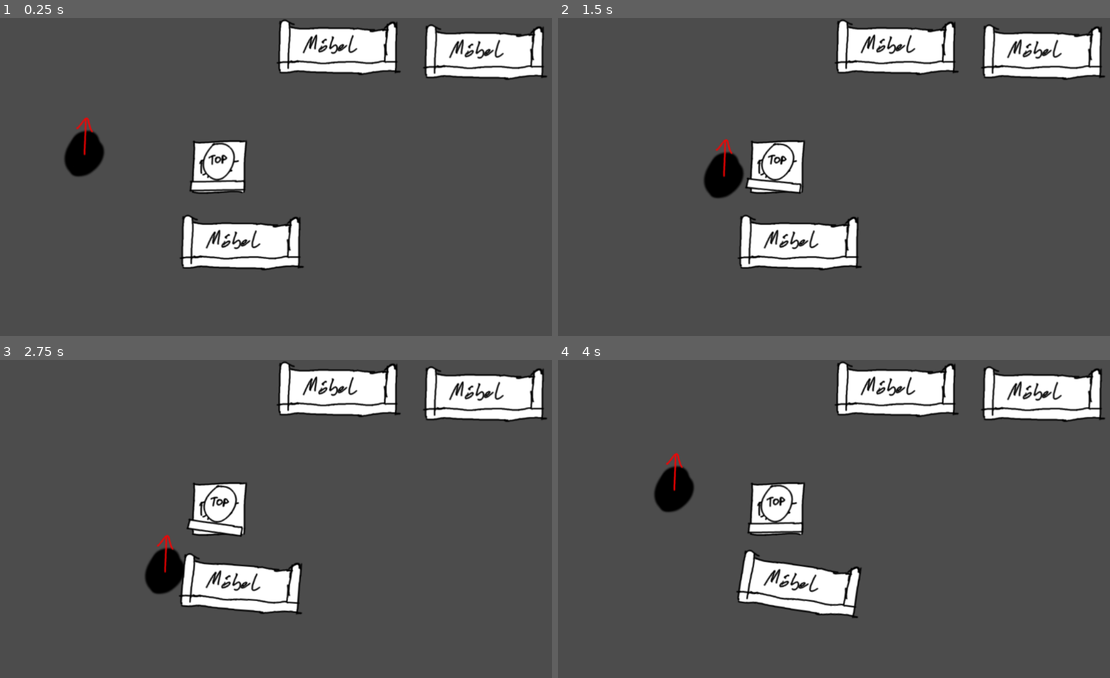
Above: before the commit, frames 1-4 (two rows, left to right).
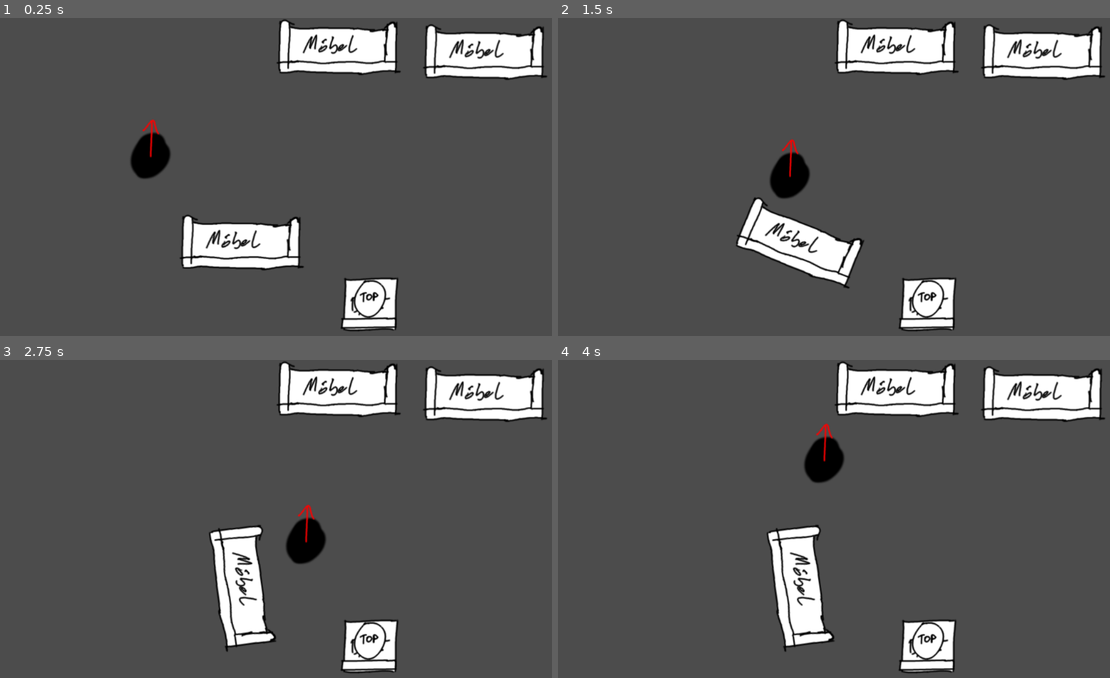
Above: after the commit, the same moments.

Repository: gingergenius/Spotify1962
Game: Godot game, scene res://game.tscn
The game is run twice, just before and just after one commit, with the same random seed, the same clock (stepped at 60 frames per second) and the same inputs.
Inputs:
- Up to frame 1 (0.25 s): no input
- Up to frame 2 (1.5 s): tap Enter at 0.5 s; hold D (player_right) 0.53-1.28 s; hold Space (player_pull) 0.53-1.28 s; hold S (player_down) from 1.28 s (still down); tap Space (player_pull) at 1.35 s
- Up to frame 3 (2.75 s): release S (player_down) at 2.03 s; hold D (player_right) from 2.03 s (still down); hold Space (player_pull) from 2.03 s (still down)
- Up to frame 4 (4 s): release D (player_right) at 2.78 s; release Space (player_pull) at 2.78 s; hold W (player_up) 2.78-3.53 s; tap Space (player_pull) at 2.85 s; hold A (player_left) from 3.53 s (still down); hold Space (player_pull) from 3.53 s (still down)

The runs differ from the first frame. In frame 1, 4.7% of the frame differs, in the area x 11-73%, y 31-99%; in frame 2, 6.5%; in frame 3, 8.8%, in the area x 26-73%, y 38-99%; in frame 4, 8.8%.

Commit message:
Make player a Rigidbody2D

Diff:
--- a/game.tscn
+++ b/game.tscn
@@ -11,34 +11,68 @@
 custom_solver_bias = 0.0
 radius = 34.0
 
-[node name="game" type="Node" index="0"]
+[node name="game" type="Node"]
 
 _sections_unfolded = [ "Pause" ]
 
-[node name="player" type="KinematicBody2D" parent="." index="0"]
+[node name="player" type="RigidBody2D" parent="." index="0"]
 
-editor/display_folded = true
-position = Vector2( 156.431, 238.364 )
+position = Vector2( 277.267, 242.215 )
+input_pickable = false
+collision_layer = 1
+collision_mask = 1
+mode = 2
+mass = 1.0
+friction = 1.0
+bounce = 0.0
+gravity_scale = 1.0
+custom_integrator = false
+continuous_cd = 0
+contacts_reported = 0
+contact_monitor = false
+sleeping = false
+can_sleep = true
+linear_velocity = Vector2( 0, 0 )
+linear_damp = -1.0
+angular_velocity = 0.0
+angular_damp = -1.0
+script = ExtResource( 1 )
+
+[node name="player_prototype" type="Sprite" parent="player" index="0"]
+
+scale = Vector2( 0.999999, 0.999999 )
+texture = ExtResource( 2 )
+_sections_unfolded = [ "Transform" ]
+
+[node name="CollisionShape2D2" type="CollisionShape2D" parent="player" index="1"]
+
+position = Vector2( 1.19748, 11.3759 )
+scale = Vector2( 1.10773, 1.10773 )
+shape = SubResource( 1 )
+_sections_unfolded = [ "Transform" ]
+
+[node name="player_old" type="KinematicBody2D" parent="." index="1"]
+
+position = Vector2( -54.5953, 301.672 )
 input_pickable = false
 collision_layer = 1028
 collision_mask = 1
 collision/safe_margin = 0.08
-script = ExtResource( 1 )
 _sections_unfolded = [ "Collision" ]
 
-[node name="player_prototype" type="Sprite" parent="player" index="0"]
+[node name="player_prototype" type="Sprite" parent="player_old" index="0"]
 
 position = Vector2( -1, -3.05176e-05 )
 scale = Vector2( 0.999999, 0.999999 )
 texture = ExtResource( 2 )
 
-[node name="CollisionShape2D" type="CollisionShape2D" parent="player" index="1"]
+[node name="CollisionShape2D" type="CollisionShape2D" parent="player_old" index="1"]
 
 position = Vector2( 0.231171, 12.2899 )
 scale = Vector2( 1.10773, 1.10773 )
 shape = SubResource( 1 )
 
-[node name="furniture_collision_rigidbody" type="RigidBody2D" parent="player" index="2"]
+[node name="furniture_collision_rigidbody" type="RigidBody2D" parent="player_old" index="2"]
 
 input_pickable = false
 collision_layer = 2
@@ -60,26 +94,26 @@
 angular_damp = -1.0
 _sections_unfolded = [ "Collision" ]
 
-[node name="CollisionShape2D2" type="CollisionShape2D" parent="player/furniture_collision_rigidbody" index="0"]
+[node name="CollisionShape2D2" type="CollisionShape2D" parent="player_old/furniture_collision_rigidbody" index="0"]
 
 position = Vector2( 0.0955353, 12.8894 )
 scale = Vector2( 1.2034, 1.2034 )
 shape = SubResource( 1 )
 
-[node name="furniture" type="Node2D" parent="." index="1"]
+[node name="furniture" type="Node2D" parent="." index="2"]
 
 [node name="movable_funiture" parent="furniture" index="0" instance=ExtResource( 3 )]
 
-editor/display_folded = false
 position = Vector2( 627.02, 55.5975 )
 
 [node name="movable_funiture2" parent="furniture" index="1" instance=ExtResource( 3 )]
 
-editor/display_folded = false
 position = Vector2( 896.598, 64.5104 )
 
 [node name="rotatable_furniture" parent="furniture" index="2" instance=ExtResource( 4 )]
 
-[node name="furniture_builder_place" type="Node2D" parent="." index="2"]
+[node name="furniture_builder_place" type="Node2D" parent="." index="3"]
+
+position = Vector2( 278.464, 253.591 )
 
 [node name="movable_rotatable_chair" parent="furniture_builder_place" index="0" instance=ExtResource( 5 )]
--- a/objects/movable_funiture.tscn
+++ b/objects/movable_funiture.tscn
@@ -2,7 +2,7 @@
 
 [ext_resource path="res://images/furniture_placeholder.png" type="Texture" id=1]
 
-[node name="movable_funiture" type="RigidBody2D"]
+[node name="movable_funiture" type="RigidBody2D" index="0"]
 
 editor/display_folded = true
 position = Vector2( 448.534, 241.819 )
@@ -21,7 +21,7 @@
 sleeping = false
 can_sleep = true
 linear_velocity = Vector2( 0, 0 )
-linear_damp = 4.0
+linear_damp = 20.0
 angular_velocity = 0.0
 angular_damp = 1.0
 _sections_unfolded = [ "Angular", "Linear" ]
--- a/scripts/player.gd
+++ b/scripts/player.gd
@@ -1,4 +1,4 @@
-extends KinematicBody2D
+extends RigidBody2D
 
 # class member variables go here, for example:
 # var a = 2
@@ -27,4 +27,4 @@
 	else:
 		velocity.y = 0
 
-	move_and_slide(velocity)
+	set_linear_velocity(velocity)
--- a/scripts/rotatable_funiture.gd
+++ b/scripts/rotatable_funiture.gd
@@ -13,9 +13,7 @@
 	return sqrt( (a.x-b.x)*(a.x-b.x) + (a.y-b.y)*(a.y-b.y))
 
 func _process(delta):
-
 	var distance = get_node(player).global_position - global_position
-	print(get_node(player).position)
 	if (distance.length() < MAX_PULL_DISTANCE && Input.is_action_pressed("player_pull")):
 		if !pulling:
 			lastRotation = atan2(distance.x, -distance.y)
